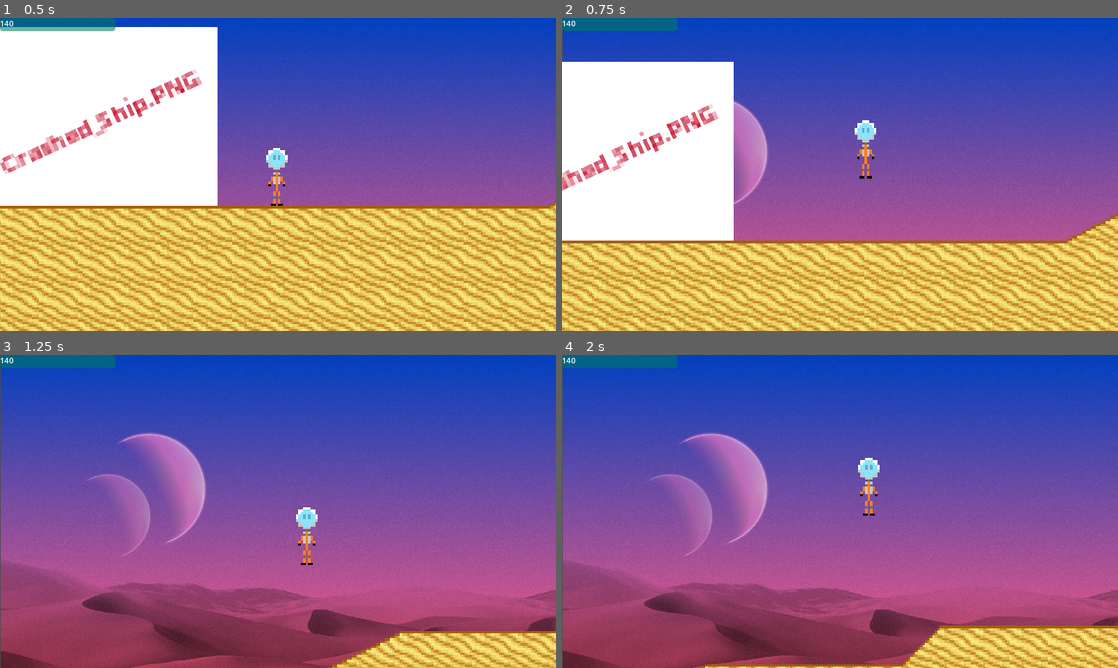
Above: before the commit, frames 1-4 (two rows, left to right).
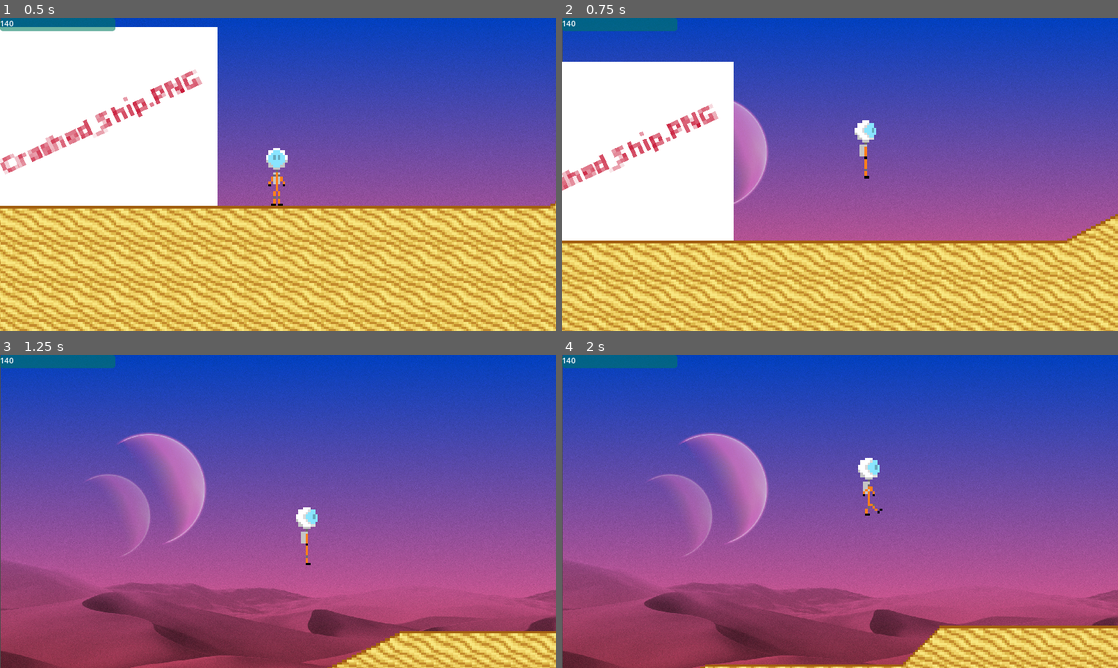
Above: after the commit, the same moments.

Repository: CaydinH/Stranded
Game: Godot game, scene res://desert_world.tscn
Two runs of this game, one before a commit and one after it. Both use one fixed random seed, a clock stepped at 60 frames per second and the inputs below. The project has no main scene, so this scene is started directly. The engine's default icon, where the game draws it, is replaced by a stand-in: a white triangle on a blue panel in a dark square.
Inputs (mouse positions are in pixels of both pictures, inside the frame that each line leads up to):
- Up to frame 1 (0.5 s): no input
- Up to frame 2 (0.75 s): tap Enter (ui_accept) at 0.5 s; move the mouse to (962, 158) at 0.52 s; hold D (walk_right) from 0.53 s (still down); tap Space (jump) at 0.6 s
- Up to frame 3 (1.25 s): keep holding D (walk_right); tap Space (jump) at 0.77, 1.07 s
- Up to frame 4 (2 s): keep holding D (walk_right); move the mouse to (728, 527) at 1.27 s; click (728, 527) at 1.35 s; tap Space (jump) at 1.52, 1.55, 1.82 s

Frame 1 is identical in both runs. In frame 2, 0.2% of the frame differs, in the area x 53-57%, y 33-52%; in frame 3, 0.2%; in frame 4, 0.3%, in the area x 53-58%, y 33-52%.

Commit message:
started state machine

Diff:
--- a/desert_world.tscn
+++ b/desert_world.tscn
@@ -1,10 +1,10 @@
 [gd_scene load_steps=13 format=4 uid="uid://bxv52aws3bixl"]
 
-[ext_resource type="Texture2D" uid="uid://cedgkt0g8fb4e" path="res://assets/sheet.png" id="1_at03s"]
-[ext_resource type="Texture2D" uid="uid://dijrlc8lht3ot" path="res://assets/slope_sheet.png" id="2_ljgdg"]
+[ext_resource type="Texture2D" uid="uid://cedgkt0g8fb4e" path="res://sheet.png" id="1_at03s"]
+[ext_resource type="Texture2D" uid="uid://dijrlc8lht3ot" path="res://slope_sheet.png" id="2_ljgdg"]
 [ext_resource type="PackedScene" uid="uid://c6t86yris71wx" path="res://player.tscn" id="3_hifih"]
 [ext_resource type="PackedScene" uid="uid://bwynn13ypxcba" path="res://death_box.tscn" id="4_t2aiq"]
-[ext_resource type="Texture2D" uid="uid://cuxvsst8tcc5t" path="res://assets/desert_moons.png" id="5_fh7is"]
+[ext_resource type="Texture2D" uid="uid://cuxvsst8tcc5t" path="res://desert_moons.png" id="5_fh7is"]
 
 [sub_resource type="TileSetAtlasSource" id="TileSetAtlasSource_sejwm"]
 texture = ExtResource("1_at03s")
--- a/entities/player.gd
+++ b/entities/player.gd
@@ -4,6 +4,13 @@
 const JUMP_VELOCITY = -250.0
 var dmg_lock = 0.5
 var jump_lock = 0.0
+
+enum States {IDLE, WALKING, JUMPING, FALLING, ATTACKING, SLIDING, RUNNING}
+var state = States.IDLE
+
+func change_state(newState):
+	state = newState
+
 
 @export var stats = {
 	"health": 140,
@@ -22,10 +29,13 @@
 
 	if $RayCastRight.is_colliding() or $RayCastLeft.is_colliding():
 		stats.jumps = 2
+		$AnimatedSprite2D.play("wall_slide")
 		if Input.is_action_just_pressed("jump"):
 			jump_lock = 0.25
 		if jump_lock == 0:
 			velocity.y = 0.5
+		if $RayCastLeft.is_colliding():
+			$AnimatedSprite2D.flip_h
 
 	if not is_on_floor():
 		velocity += get_gravity() * delta
@@ -36,15 +46,19 @@
 	if Input.is_action_just_pressed("jump") and stats.jumps >= 1:
 		velocity.y = JUMP_VELOCITY
 		stats.jumps -= 1
-	# Get the input direction and handle the movement/deceleration.
-	# As good practice, you should replace UI actions with custom gameplay actions.
+
+
 	var direction := Input.get_axis("walk_left", "walk_right")
 	if Input.is_action_pressed("shift"):
 		velocity.x = direction*SPEED*1.7
 	elif direction:
 		velocity.x = direction * SPEED
+		$AnimatedSprite2D.play("walk_right")
+		$AnimatedSprite2D.flip_h = direction < 0
 	else:
 		velocity.x = move_toward(velocity.x, 0, SPEED)
+		$AnimatedSprite2D.play("idle")
+
 
 	$player_HUD/ProgressBar.max_value = stats.max_health
 	$player_HUD/ProgressBar.value = stats.health
--- a/laser_gun.tscn
+++ b/laser_gun.tscn
@@ -1,8 +1,8 @@
 [gd_scene load_steps=4 format=3 uid="uid://2ae8qrjfunf"]
 
 [ext_resource type="Script" path="res://menus-or-objects/laser_body.gd" id="1_rt05c"]
-[ext_resource type="Texture2D" uid="uid://d1wct25eapx7k" path="res://assets/Lasergewehr.png" id="2_h33d2"]
-[ext_resource type="Texture2D" uid="uid://cc44f7l1q4am" path="res://assets/player_arm_gun.png" id="3_tnbks"]
+[ext_resource type="Texture2D" uid="uid://d1wct25eapx7k" path="res://Lasergewehr.png" id="2_h33d2"]
+[ext_resource type="Texture2D" uid="uid://cc44f7l1q4am" path="res://player_arm_gun.png" id="3_tnbks"]
 
 [node name="laser_gun" type="Node2D"]
 rotation = -1.5708
--- a/menus-or-objects/PlayerState.gd
+++ /dev/null
@@ -1,16 +0,0 @@
-extends Node
-class_name State
-
-signal Transitioned
-
-func Enter():
-	pass
-
-func Exit():
-	pass
-
-func Update(_delta: float):
-	pass
-
-func Physics_Update(_delta: float):
-	pass
--- a/menus-or-objects/projectile.gd
+++ b/menus-or-objects/projectile.gd
@@ -10,7 +10,7 @@
 	global_position = spawnPos
 	global_rotation = spawnRot
 
-func _physics_process(delta: float) -> void:
+func _physics_process(_delta: float) -> void:
 	velocity = Vector2(0, -SPEED).rotated(dir)
 	move_and_slide()
 
--- a/menus-or-objects/state_machine.gd
+++ /dev/null
@@ -1,39 +0,0 @@
-extends Node
-
-@export var initial_state : State
-
-var current_state : State
-var states : Dictionary = {}
-
-func _ready() -> void:
-	for child in get_children():
-		if child is State:
-			states[child.name.to_lower()] = child
-			child.Transitioned.connect(on_child_transision)
-
-	if initial_state:
-		initial_state.Enter()
-		current_state = initial_state
-
-func _process(delta):
-	if current_state:
-		current_state.Update(delta)
-
-func _physics_process(delta):
-	if current_state:
-		current_state.Physics_Update(delta)
-
-func on_child_transision(state, new_state_name):
-	if state != current_state:
-		return
-
-	var new_state = states.get(new_state_name.to_lower())
-	if !new_state_name:
-		return
-
-	if current_state:
-		current_state.exit()
-
-	new_state.enter()
-
-	current_state = new_state
--- a/player.tscn
+++ b/player.tscn
@@ -1,13 +1,12 @@
 [gd_scene load_steps=19 format=3 uid="uid://c6t86yris71wx"]
 
 [ext_resource type="Script" path="res://entities/player.gd" id="1_mbjvi"]
-[ext_resource type="Texture2D" uid="uid://bs1k7y4n2ll83" path="res://assets/player_idle.png" id="2_gn3cc"]
+[ext_resource type="Texture2D" uid="uid://bs1k7y4n2ll83" path="res://player_idle.png" id="2_gn3cc"]
 [ext_resource type="PackedScene" uid="uid://2ae8qrjfunf" path="res://laser_gun.tscn" id="3_3vk3d"]
-[ext_resource type="Texture2D" uid="uid://c26eppmvwoaqw" path="res://assets/Player_walk.png" id="3_4g86m"]
+[ext_resource type="Texture2D" uid="uid://c26eppmvwoaqw" path="res://Player_walk.png" id="3_4g86m"]
 [ext_resource type="PackedScene" uid="uid://cm7rqenaodh4p" path="res://player_hud.tscn" id="4_wwf7a"]
 [ext_resource type="PackedScene" uid="uid://6ip0spihxlif" path="res://menu.tscn" id="5_0m0jt"]
 [ext_resource type="PackedScene" uid="uid://bd6jk804rpysu" path="res://death_screen.tscn" id="7_10pk7"]
-[ext_resource type="Script" path="res://menus-or-objects/state_machine.gd" id="8_sdkdb"]
 
 [sub_resource type="CapsuleShape2D" id="CapsuleShape2D_0x18i"]
 radius = 5.0
@@ -45,8 +44,17 @@
 atlas = ExtResource("3_4g86m")
 region = Rect2(32, 64, 32, 32)
 
+[sub_resource type="AtlasTexture" id="AtlasTexture_hxu55"]
+atlas = ExtResource("3_4g86m")
+region = Rect2(0, 0, 32, 32)
+
 [sub_resource type="SpriteFrames" id="SpriteFrames_rh6nv"]
 animations = [{
+"frames": [],
+"loop": true,
+"name": &"double_jump",
+"speed": 5.0
+}, {
 "frames": [{
 "duration": 20.0,
 "texture": SubResource("AtlasTexture_mm0hy")
@@ -60,7 +68,7 @@
 }, {
 "frames": [],
 "loop": true,
-"name": &"walk_left",
+"name": &"jump",
 "speed": 5.0
 }, {
 "frames": [{
@@ -84,6 +92,14 @@
 }],
 "loop": true,
 "name": &"walk_right",
+"speed": 5.0
+}, {
+"frames": [{
+"duration": 1.0,
+"texture": SubResource("AtlasTexture_hxu55")
+}],
+"loop": true,
+"name": &"wall_slide",
 "speed": 5.0
 }]
 
@@ -109,7 +125,7 @@
 [node name="AnimatedSprite2D" type="AnimatedSprite2D" parent="."]
 position = Vector2(0, 1)
 sprite_frames = SubResource("SpriteFrames_rh6nv")
-animation = &"idle"
+animation = &"wall_slide"
 autoplay = "idle"
 
 [node name="player_HUD" parent="." instance=ExtResource("4_wwf7a")]
@@ -121,6 +137,3 @@
 
 [node name="deathScreen" parent="." instance=ExtResource("7_10pk7")]
 visible = false
-
-[node name="StateMachine" type="Node" parent="."]
-script = ExtResource("8_sdkdb")
--- a/projectile.tscn
+++ b/projectile.tscn
@@ -1,6 +1,6 @@
 [gd_scene load_steps=4 format=3 uid="uid://cbimgd15xuqnb"]
 
-[ext_resource type="Texture2D" uid="uid://swu4sc6jdoxt" path="res://assets/icon.svg" id="1_hgvti"]
+[ext_resource type="Texture2D" uid="uid://swu4sc6jdoxt" path="res://icon.svg" id="1_hgvti"]
 [ext_resource type="Script" path="res://menus-or-objects/projectile.gd" id="1_qc0yh"]
 
 [sub_resource type="CapsuleShape2D" id="CapsuleShape2D_74jw0"]
